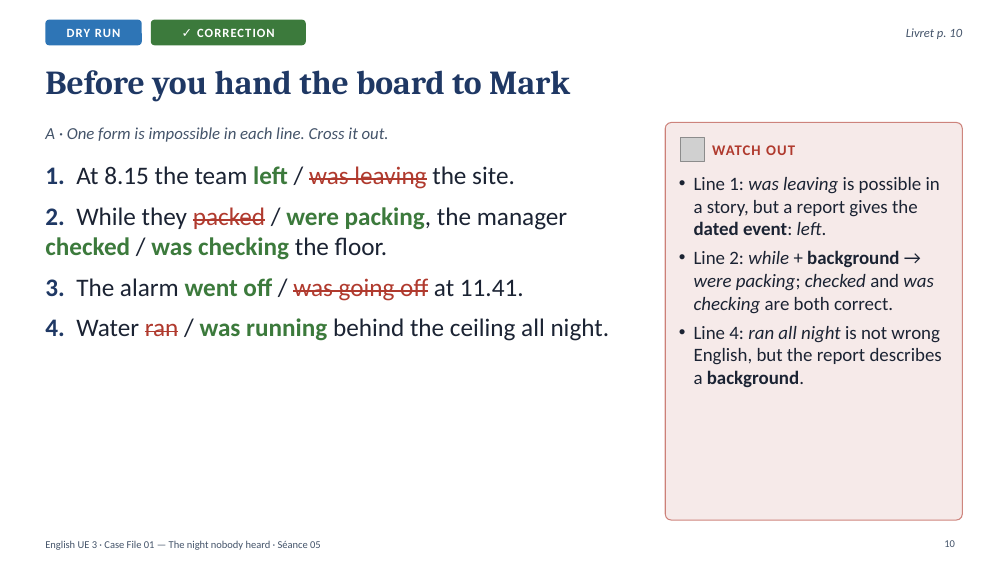
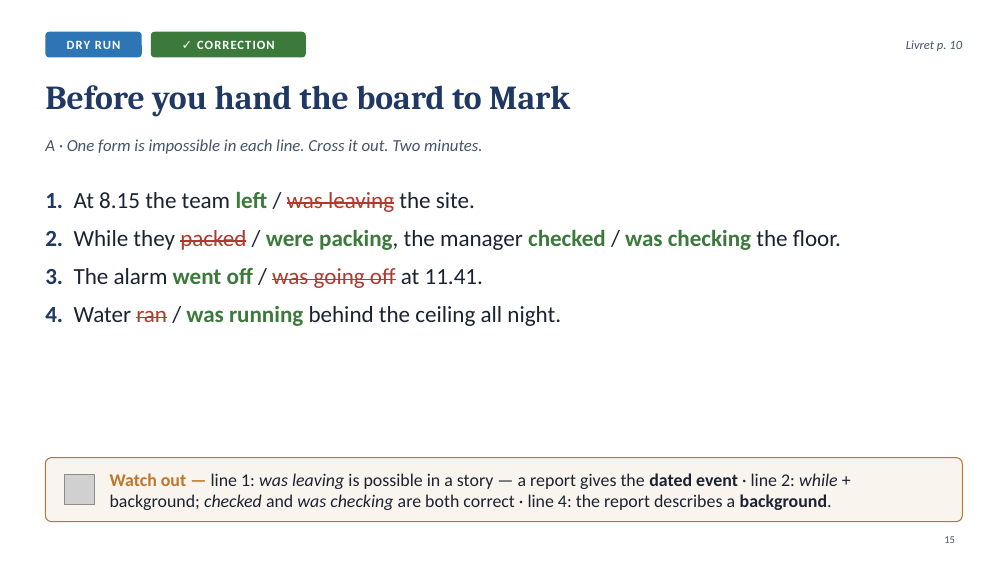
Before and after one commit to ajouniaux/talenleren, a slide deck: slide 15 of powerpoints/Seance_05_Scene2_The_timeline.pptx (slide 10 before the commit). Drawn at 1008x567 pixels with LibreOffice and Linux fonts; fonts in the diff are those of the drawing; grey boxes stand for pictures. Boxes give left, top, right and bottom in pixels: in the first picture for what was removed or moved away, otherwise in the second. Text is boxed around its words. In the diff, an @@ line names an element or a change of style, - is before the commit and + after.

```diff
--- a/powerpoints/Seance_05_Scene2_The_timeline.pptx
+++ b/powerpoints/Seance_05_Scene2_The_timeline.pptx
@@ 2 rounded rectangles, 1 text: place and size @@
-2 rounded rectangles, 1 text at bbox=[45, 20, 962, 45]
+2 rounded rectangles, 1 text at bbox=[45, 32, 962, 57]
@@ title "Before you hand the board ...": place and size @@
-title "Before you hand the board ..." at bbox=[45, 70, 570, 102]
+title "Before you hand the board ..." at bbox=[45, 85, 570, 117]
@@ text at bbox=[45, 139, 482, 154]: text changed @@
-A · One form is impossible in each line. Cross it out.
+A · One form is impossible in each line. Cross it out. Two minutes.
@@ rounded rectangle removed at bbox=[665, 123, 963, 520] @@
@@ picture removed at bbox=[681, 138, 705, 162] @@
@@ text removed at bbox=[712, 145, 795, 155] @@
-WATCH OUT
@@ text "1. At 8.15 the team ...": place and size @@
-text "1. At 8.15 the team ..." at bbox=[45, 166, 610, 341]
+text "1. At 8.15 the team ..." at bbox=[45, 192, 841, 326]
@@ text "1. At 8.15 the team ..." at bbox=[45, 192, 841, 326]: size 24 to 22 pt @@
@@ rounded rectangle added at bbox=[45, 457, 963, 522], fill #C0752A at 8% opacity, outline #C0752A 1 pt @@
@@ picture added at bbox=[64, 475, 95, 505] @@
@@ text at bbox=[110, 473, 838, 510]: text changed; size 18 to 17 pt @@
-• Line 1: was leaving is possible in a story, but a report gives the dated event: left.
-• Line 2: while + background → were packing; checked and was checking are both correct.
-• Line 4: ran all night is not wrong English, but the report describes a background.
+Watch out — line 1: was leaving is possible in a story — a report gives the dated event · line 2: while + background; checked and was checking are both correct · line 4: the report describes a background.
@@ text "Watch out — line 1: ..." at bbox=[110, 473, 838, 510]: vertical alignment top to middle @@
@@ page number added at bbox=[944, 536, 955, 543], 10 pt, text #44546A @@
+15
@@ text removed at bbox=[45, 540, 321, 550] @@
-English UE 3 · Case File 01 — The night nobody heard · Séance 05
@@ page number removed at bbox=[944, 540, 955, 547] @@
-10
```
Also in this commit, not shown: 14 other slides changed, 12 slides added, 2 slides removed, 7 other files.
